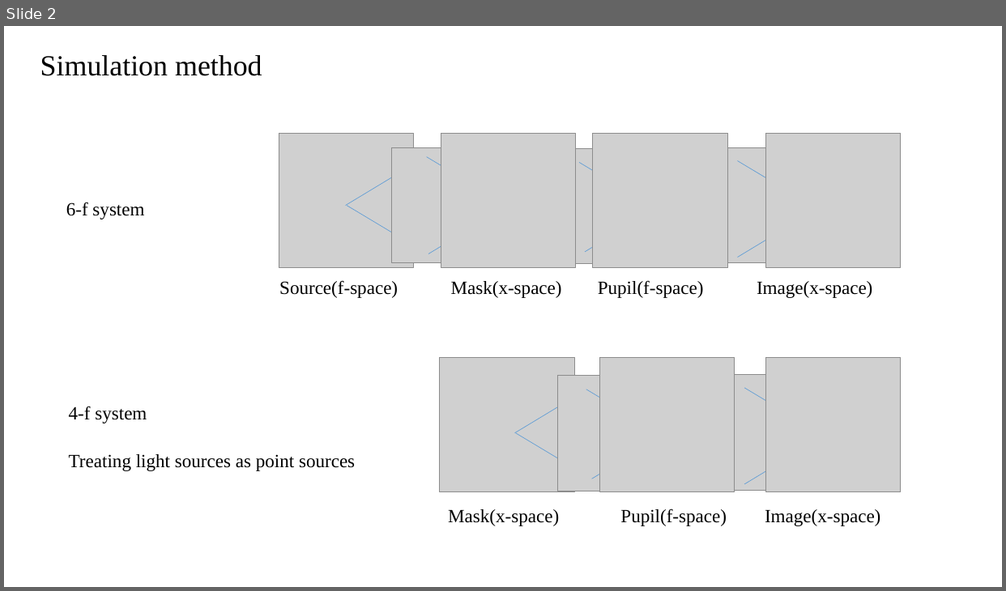
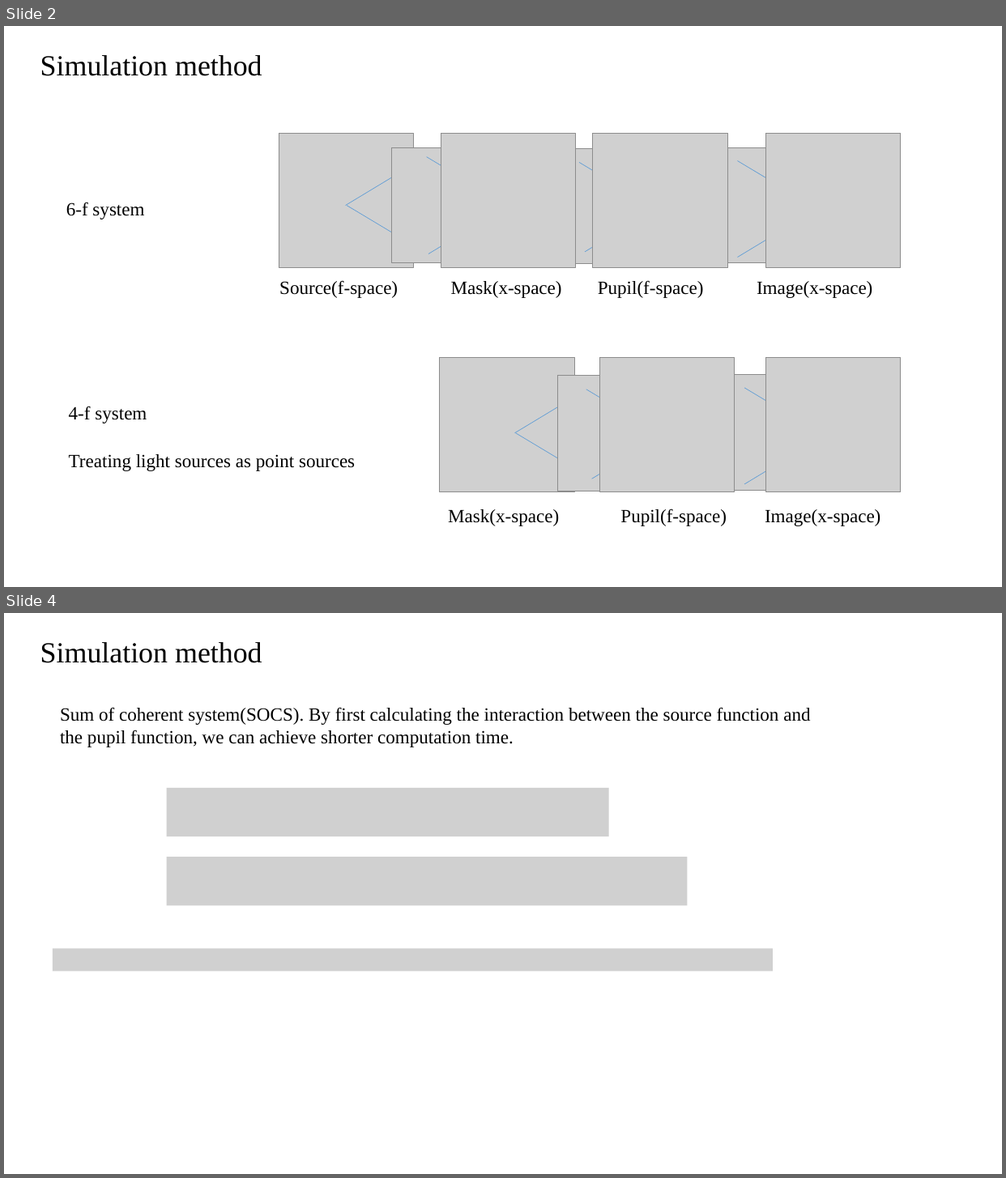
Before and after one commit to Wayne-4415/JDP, a slide deck: aaa.pptx. Shown one above the other, each under a label of ours: slide 2 before the commit, slides 2 and 4 after it; the slides between them are not shown. The pictures are 1006x591 and 1006x1178 pixels, drawn with LibreOffice and Linux fonts; fonts in the diff are those of the drawing; grey boxes stand for pictures. Boxes give left, top, right and bottom in pixels: in the first picture for what was removed or moved away, otherwise in the second. Text is boxed around its words. In the diff, an @@ line names an element or a change of style, - is before the commit and + after.

```diff
--- a/aaa.pptx
+++ b/aaa.pptx
@@ slide 4 added at (x1=4, y1=613, x2=1002, y2=1174), background #FFFFFF @@
@@ text added at (x1=40, y1=642, x2=262, y2=663), 28 pt, text #000000 @@
+Simulation method
@@ text added at (x1=60, y1=707, x2=810, y2=747), 18 pt, text #000000 @@
+Sum of coherent system(SOCS). By first calculating the interaction between the source function and the pupil function, we can achieve shorter computation time.
@@ picture added at (x1=167, y1=788, x2=609, y2=837) @@
@@ picture added at (x1=167, y1=857, x2=688, y2=905) @@
@@ picture added at (x1=53, y1=948, x2=773, y2=971) @@
```
Also in this commit, not shown: 1 slide changed, 1 other slide added, 3 slides removed, 2 other files.
